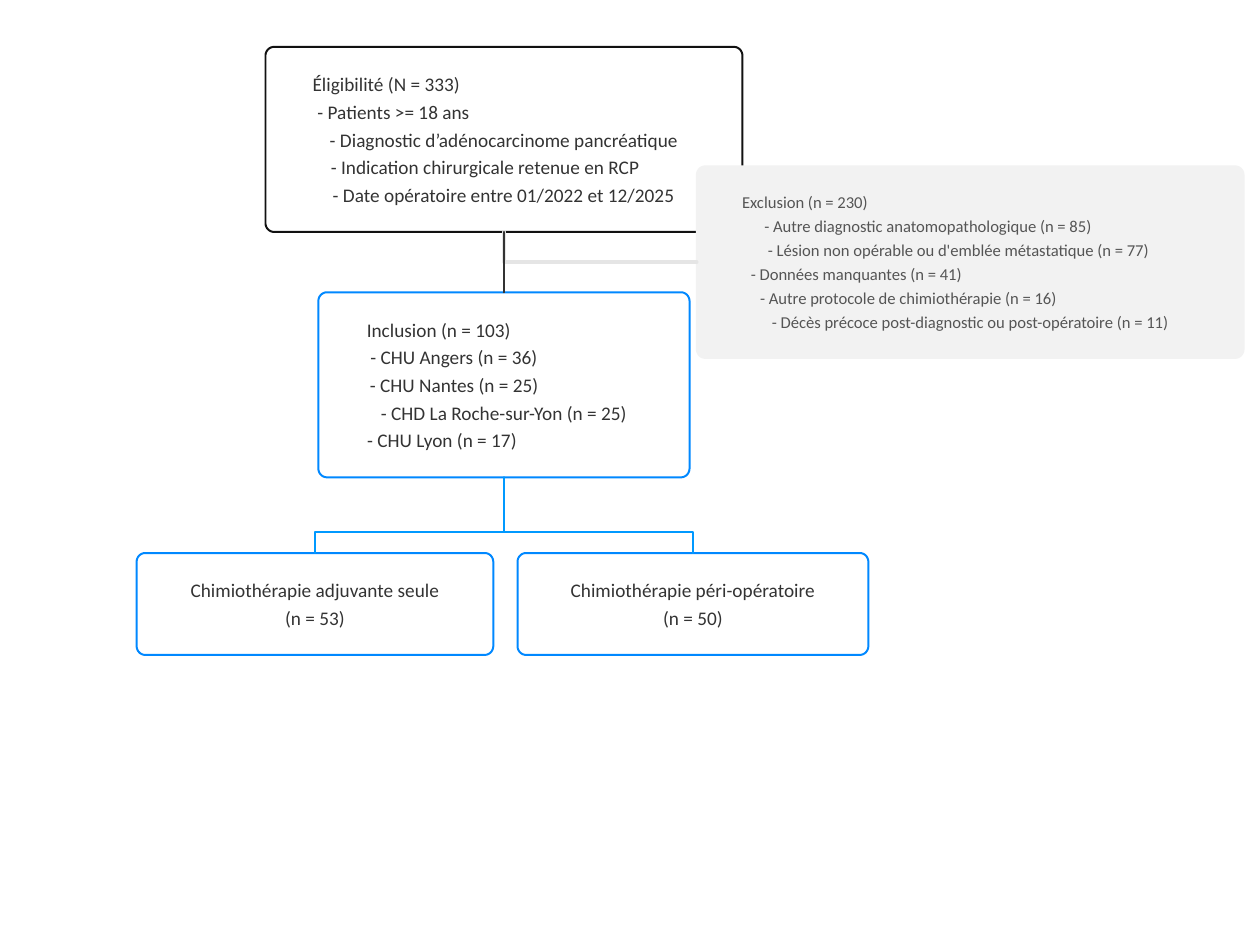
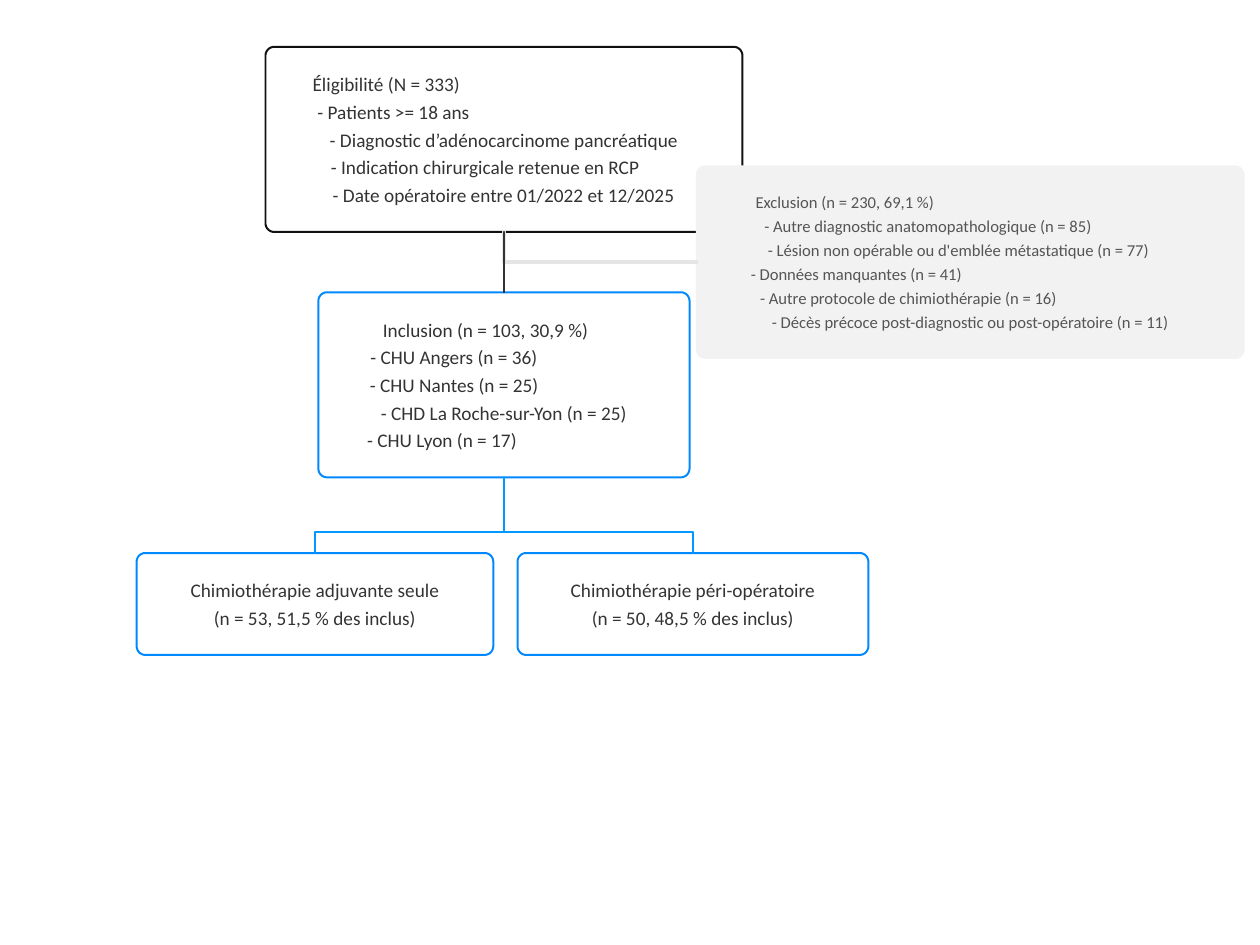
Before and after one commit to hebstr/These-pancreas, a slide deck: slide 1 of output/fig_flowchart.pptx. Drawn at 1260x945 pixels with LibreOffice and Linux fonts; fonts in the diff are those of the drawing. Boxes give left, top, right and bottom in pixels: in the first picture for what was removed or moved away, otherwise in the second. Text is boxed around its words. In the diff, an @@ line names an element or a change of style, - is before the commit and + after.

```diff
--- a/output/fig_flowchart.pptx
+++ b/output/fig_flowchart.pptx
@@ text at (756,196,913,210): text changed @@
-Exclusion (n = 230)
+Exclusion (n = 230, 69,1 %)
@@ text at (383,323,564,340): text changed @@
-Inclusion (n = 103)
+Inclusion (n = 103, 30,9 %)
@@ text at (214,611,416,628): text changed @@
-(n = 53)
+(n = 53, 51,5 % des inclus)
@@ text at (592,611,794,628): text changed @@
-(n = 50)
+(n = 50, 48,5 % des inclus)
```
Also in this commit, not shown: 49 other files.
